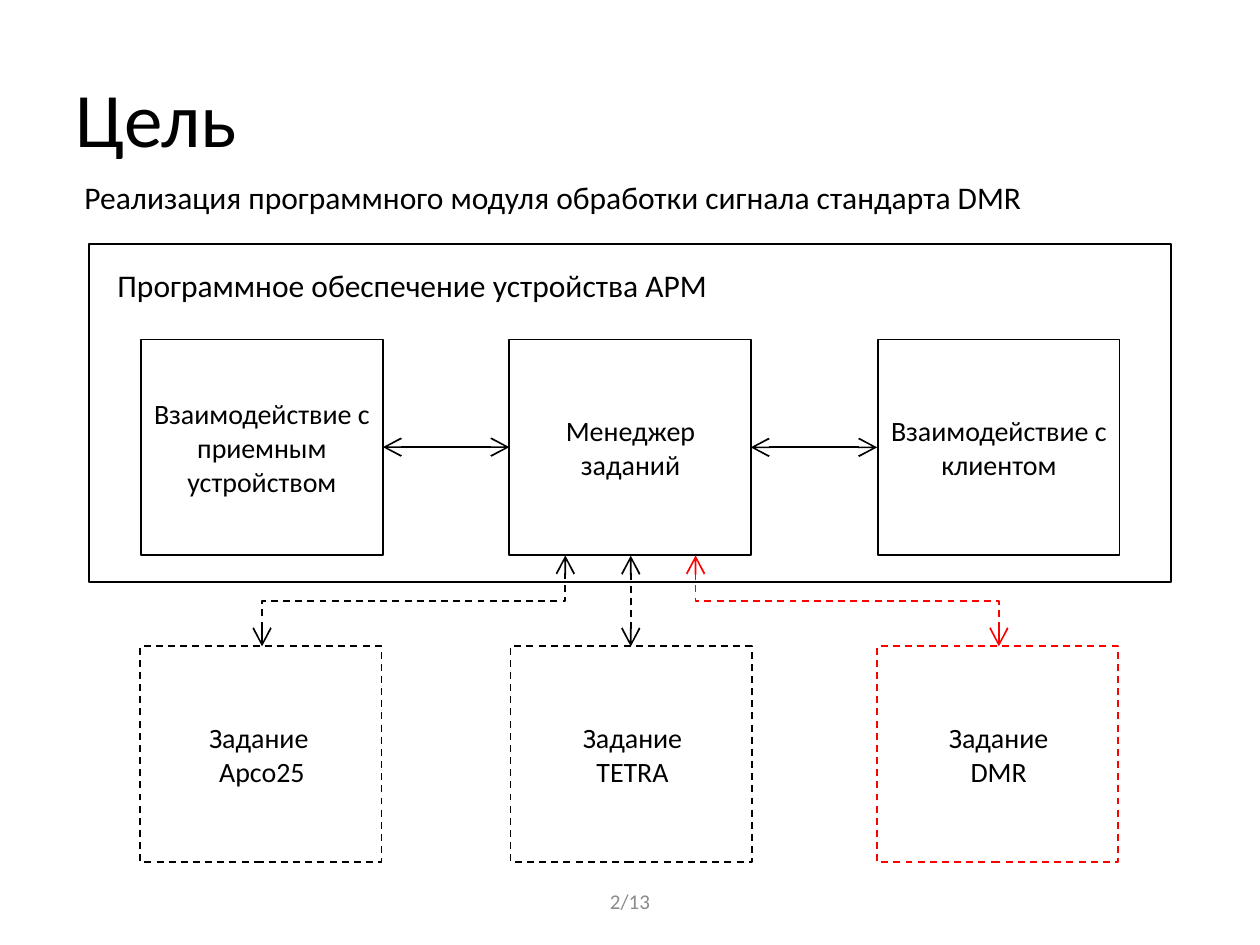
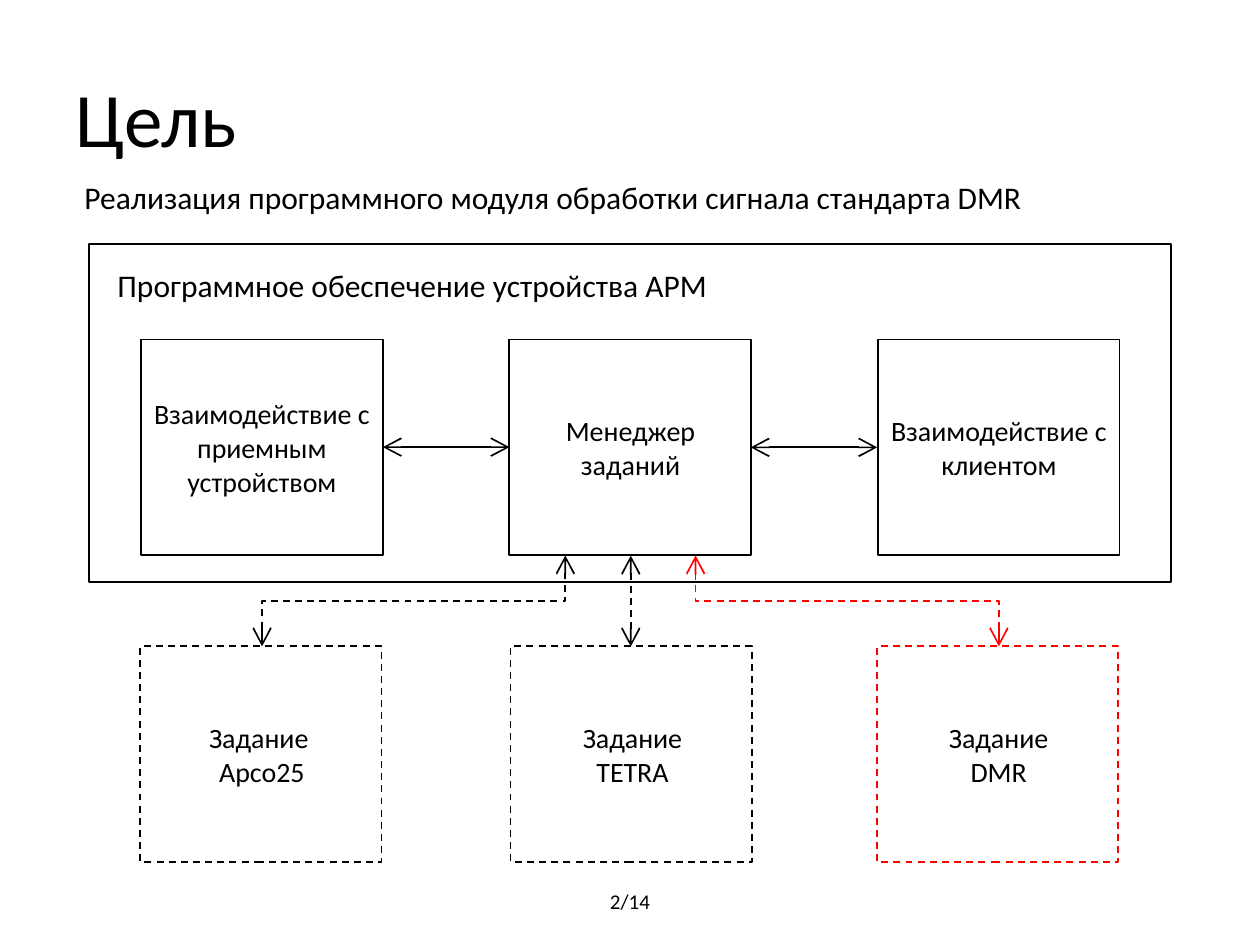
Before and after one commit to BorzhonovAI/magistr, a slide deck: slide 2 of Презентация Диплом.pptx. Drawn at 1260x945 pixels with LibreOffice and Linux fonts; fonts in the diff are those of the drawing. Boxes give left, top, right and bottom in pixels: in the first picture for what was removed or moved away, otherwise in the second. Text is boxed around its words. In the diff, an @@ line names an element or a change of style, - is before the commit and + after.

```diff
--- a/Презентация Диплом.pptx
+++ b/Презентация Диплом.pptx
@@ text at <box>610,894,650,910</box>: text changed; text colour #8C8C8C to #000000 @@
-2/13
+2/14
```
Also in this commit, not shown: 7 other slides changed, 5 slides added, 4 slides removed, 9 other files.
